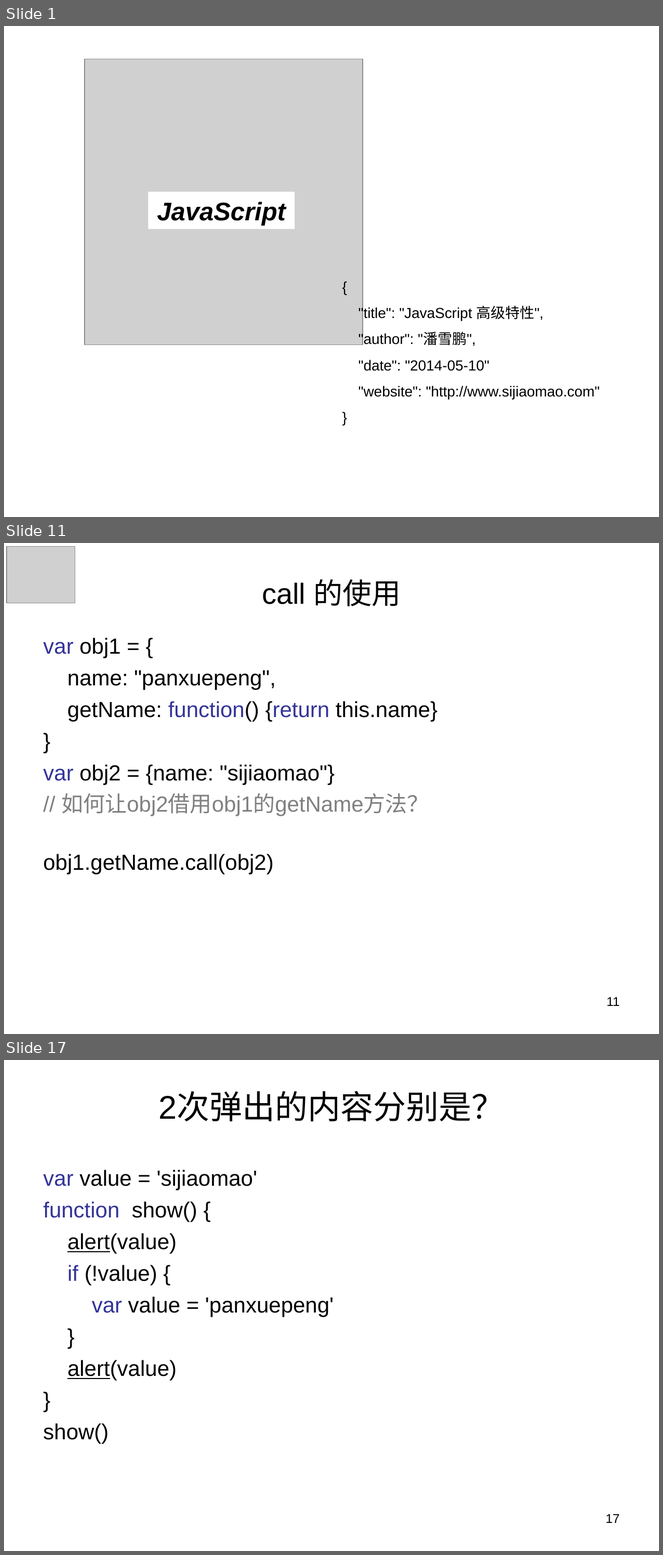
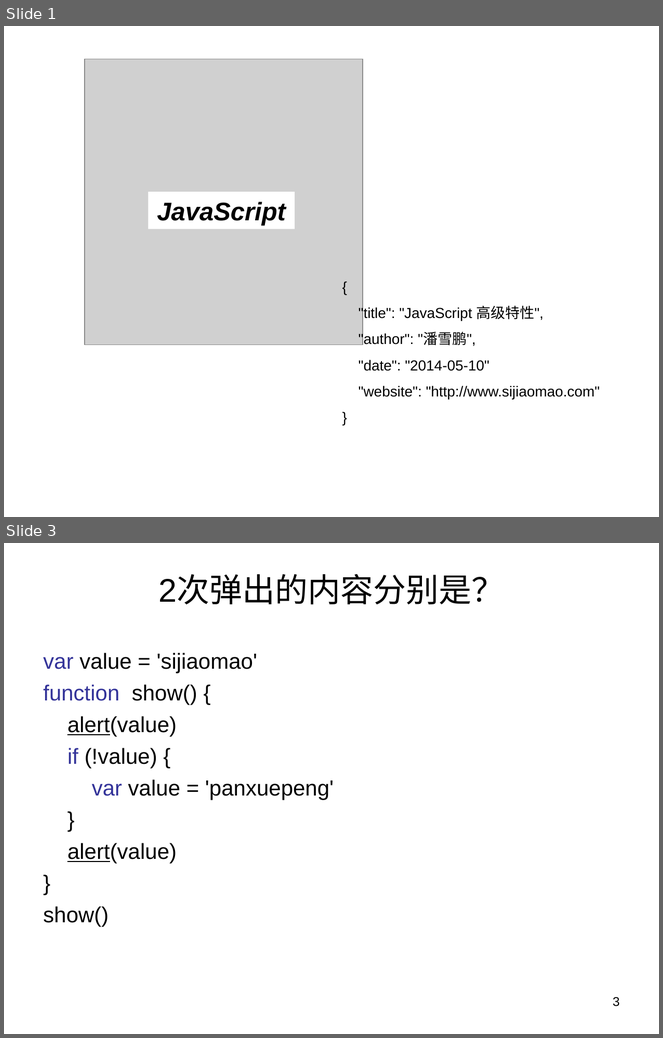
Before and after one commit to panxuepeng/javascript, a slide deck: ppt/第二天课程.ppt. Shown one above the other, each under a label of ours: slides 1, 11 and 17 before the commit, slides 1 and 3 after it; the slides between them are not shown. The pictures are 663x1555 and 663x1038 pixels, drawn with LibreOffice and Linux fonts; fonts in the diff are those of the drawing; grey boxes stand for pictures. Boxes give left, top, right and bottom in pixels: in the first picture for what was removed or moved away, otherwise in the second. Text is boxed around its words. In the diff, an @@ line names an element or a change of style, - is before the commit and + after.

```diff
--- a/ppt/第二天课程.ppt
+++ b/ppt/第二天课程.ppt
@@ slide 11 removed at [4, 543, 659, 1034], background #FFFFFF @@
@@ picture removed at [7, 546, 75, 603] @@
@@ title removed at [262, 579, 401, 606] @@
-call 的使用
@@ text removed at [43, 638, 438, 875] @@
-var obj1 = {
-name: "panxuepeng",
-getName: function() {return this.name}
-}
-var obj2 = {name: "sijiaomao"}
-// 如何让obj2借用obj1的getName方法？
-obj1.getName.call(obj2)
@@ page number removed at [607, 997, 620, 1006] @@
-11
@@ what was slide 17 is now slide 3 @@
@@ page number at [613, 997, 620, 1007]: text changed @@
-17
+3
```
Also in this commit, not shown: 4 slides changed, 14 other slides removed, 2 other files.
